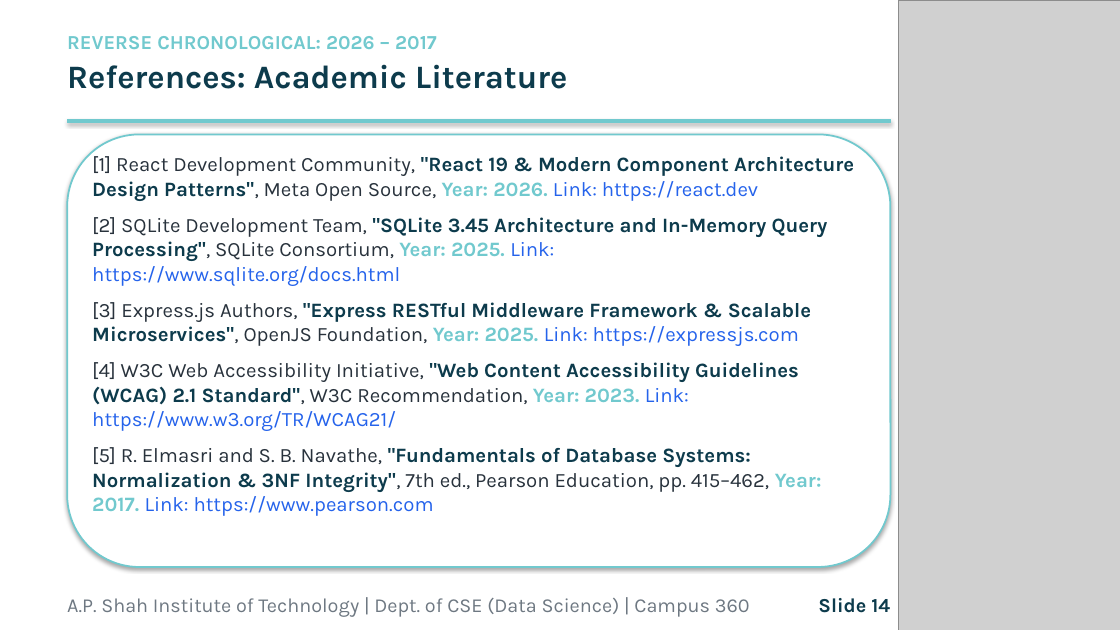
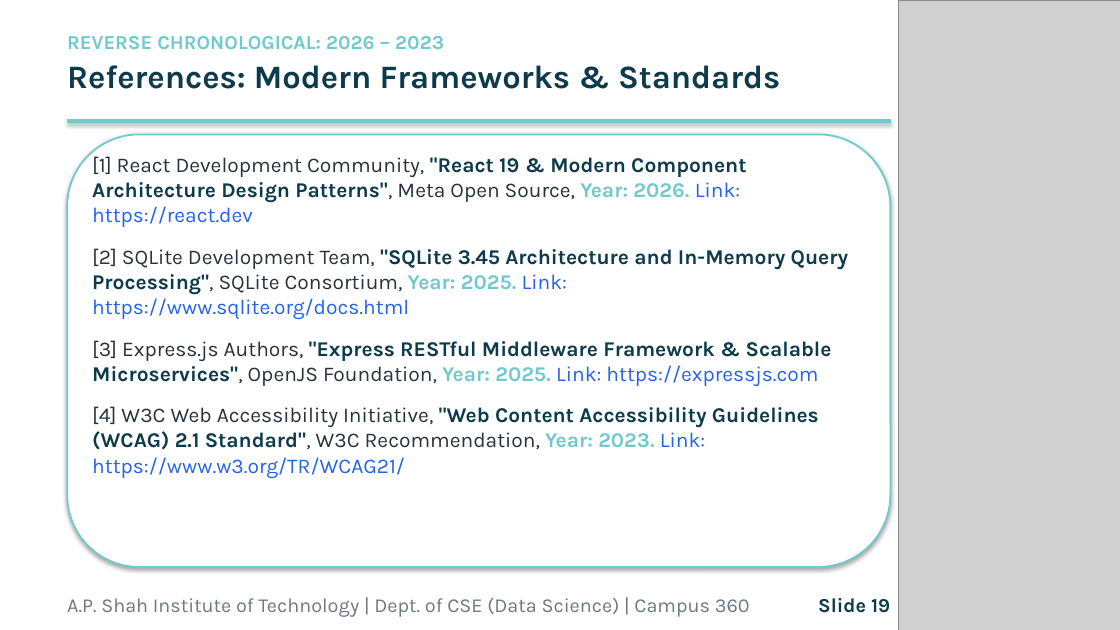
Before and after one commit to Jain07Himanshu/Campus-360, a slide deck: slide 19 of docs/Campus_360_Presentation.pptx (slide 14 before the commit). Drawn at 1120x630 pixels with LibreOffice and Linux fonts; fonts in the diff are those of the drawing; grey boxes stand for pictures. Boxes give left, top, right and bottom in pixels: in the first picture for what was removed or moved away, otherwise in the second. Text is boxed around its words. In the diff, an @@ line names an element or a change of style, - is before the commit and + after.

Commit message:
fix(docs): perfect formatting of mini project report, remove wide letter spacing, update academic year to 2026-27, embed high-res diagrams

```diff
--- a/docs/Campus_360_Presentation.pptx
+++ b/docs/Campus_360_Presentation.pptx
@@ text at (x1=67, y1=36, x2=780, y2=89): text changed; size 17 to 28 pt; text colour #71C9CE to #0D3B4C @@
-REVERSE CHRONOLOGICAL: 2026 – 2017
-References: Academic Literature
+REVERSE CHRONOLOGICAL: 2026 – 2023
+References: Modern Frameworks & Standards
@@ text "[1] React Development Community, "React ..." at (x1=92, y1=152, x2=848, y2=478): size 17.5 to 18 pt; more space between paragraphs @@
@@ text at (x1=92, y1=447, x2=822, y2=516): paragraph removed @@
-[5] R. Elmasri and S. B. Navathe, "Fundamentals of Database Systems: Normalization & 3NF Integrity", 7th ed., Pearson Education, pp. 415–462, Year: 2017. Link: https://www.pearson.com
@@ text at (x1=818, y1=598, x2=890, y2=613): text changed @@
-Slide 14
+Slide 19
```
Also in this commit, not shown: 11 other slides changed, 9 slides added, 3 slides removed, 4 other files.
